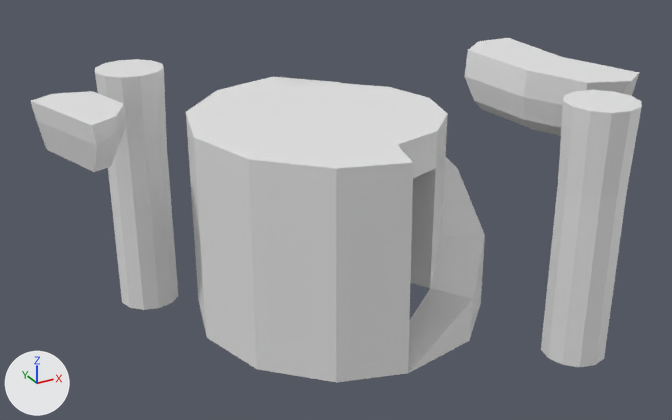
The FBX model Assets/Resources/Models/Map/Pantanos04.fbx, before and after one commit.
The view is the same before and after, from a 50 mm lens placed at (-114.8, 449.4, -81.1), pointed at (-66.1, 537.9, -125.4). The lights are fixed; the arrows at lower left show +X, +Y and +Z. Where no turn or scale is listed for an object, it has been applied to the vertices.

In view in the first picture: 'Pantanos04'.
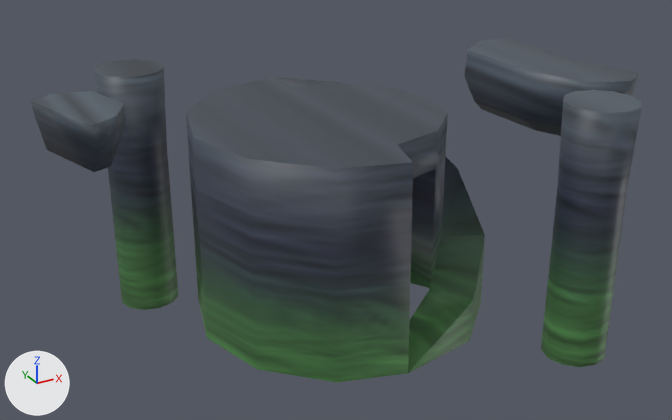
Where the change shows, as pixel boxes (x1, y1, x2, y2) in the pictures (672 x 420 px; the box of a moved part takes in the faces that stretch with it):
'Pantanos04', recoloured, surface changed
    both: (31, 38, 642, 382)
part 1 of me_cube_098, moved or reshaped
    both: (336, 162, 413, 382)
part 2 of me_cube_098, surface changed
    both: (31, 38, 642, 382)

The change, as a list of edits to the scene's bpy script:
```text
Add img_paleta_vegetacion_png:
    img_paleta_vegetacion_png = load_image('Paleta_vegetacion.png', 'Paleta_vegetacion.png', 2048, 2048, 'sRGB')
Add mat_obstaculos:
    mat_obstaculos = principled_material('Obstaculos')
    mat_obstaculos.texture = img_paleta_vegetacion_png
Change me_cube_098:
    where me_cube_098.from_pydata(...)  # 237 vertices, 233 faces; spans x -33.1..33.4, y -22.7..22.1, z -20.3..10.1
    used by ob_pantanos04; location = (-64.04, 537.09, -120.03)
    me_cube_098 part 1
    me_cube_098.vertices[97].co: (-3.8, -17.9, -2.8) -> (-3.8, -17.9, 1.1)  # pixel (411, 255) -> pixel (411, 220)
    me_cube_098 part 2: texture (UV) coordinates of 233 of 233 faces, centred in x -31.6..31.7, y -22.3..21.7, z -15.1..10.1, changed; they spanned u 0.0..0.63, v 0.0..0.75 and now span u 0.38..0.45, v 0.2..0.3
    add me_cube_098.materials.append(mat_obstaculos)  # picture img_paleta_vegetacion_png
```
